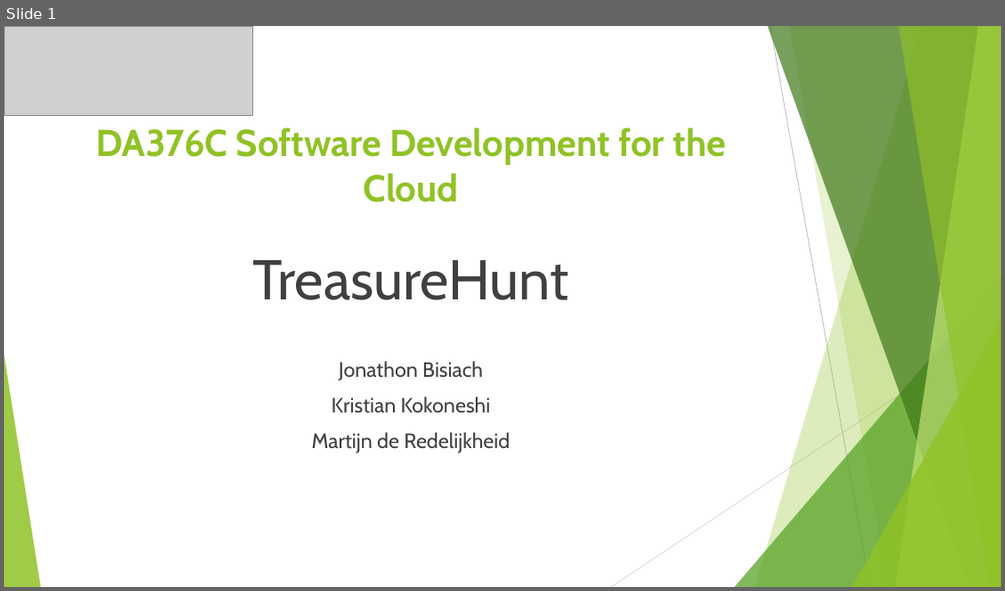
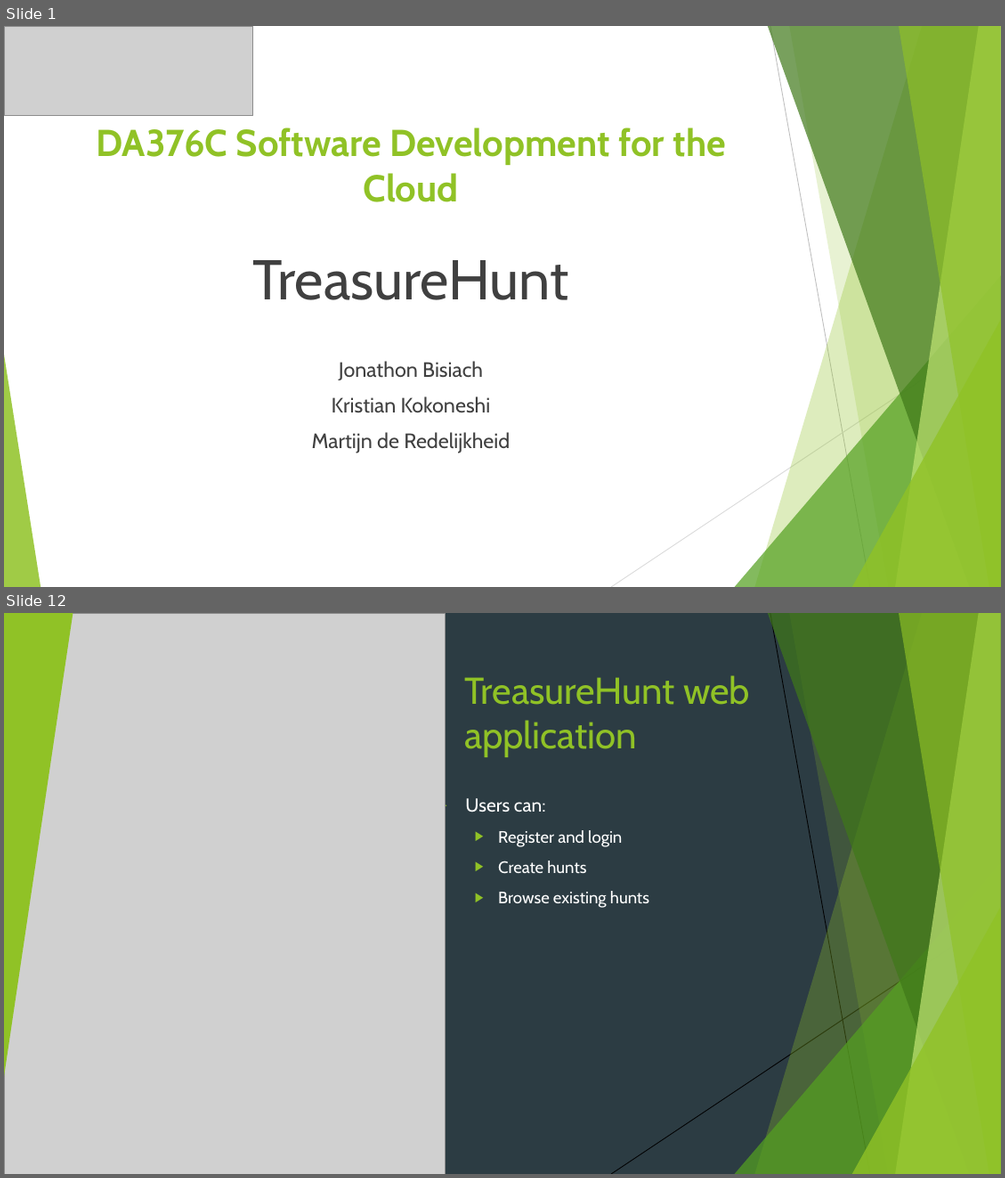
Before and after one commit to Martijn152/Cloud-Project-2020, a slide deck: Project report and presentation/TreasureHunt_Presentation.pptx. Shown one above the other, each under a label of ours: slide 1 before the commit, slides 1 and 12 after it; the slides between them are not shown. The pictures are 1005x591 and 1005x1178 pixels, drawn with LibreOffice and Linux fonts; fonts in the diff are those of the drawing; grey boxes stand for pictures. Boxes give left, top, right and bottom in pixels: in the first picture for what was removed or moved away, otherwise in the second. Text is boxed around its words. In the diff, an @@ line names an element or a change of style, - is before the commit and + after.

```diff
--- a/Project report and presentation/TreasureHunt_Presentation.pptx
+++ b/Project report and presentation/TreasureHunt_Presentation.pptx
@@ slide 12 added at (4, 613, 1001, 1174), background #2C3C43; not listed: 8 template elements that a slide beside it also shows @@
@@ picture added at (4, 613, 445, 1174) @@
@@ triangle added at (4, 613, 73, 1077), fill #90C226 @@
@@ line added from (770, 613) to (870, 1174), #000000 0.75 pt @@
@@ title added at (464, 675, 750, 757), 36 pt, text #90C226 @@
+TreasureHunt web application
@@ text added at (465, 798, 649, 908), 16 pt, text #FFFFFF @@
+▶ Users can:
+  ▶ Register and login
+  ▶ Create hunts
+  ▶ Browse existing hunts
@@ line added from (1001, 915) to (611, 1174), #000000 0.75 pt @@
```
Also in this commit, not shown: 15 other slides added, 1 slide removed, 31 other files.
